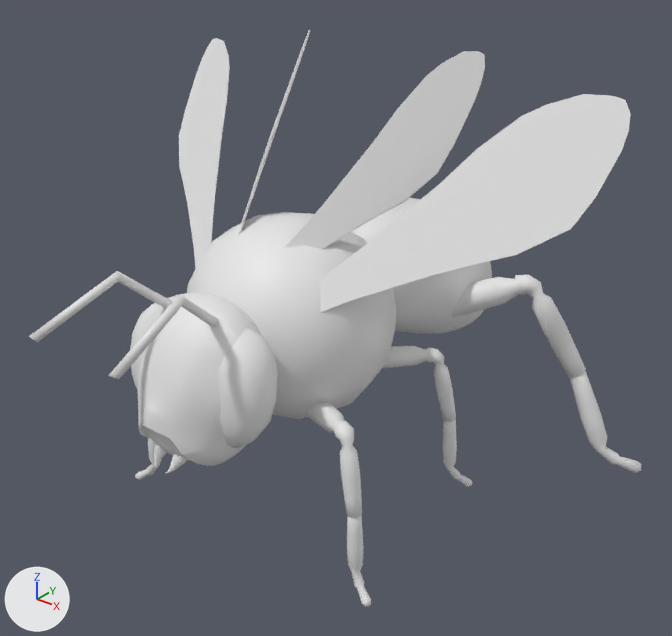
Two versions of the Blender file 테스트용 3D모델/블렌더 파일/monster_bee.blend, one commit apart.
Camera for both pictures: a 50 mm lens placed at (3.47, -4.29, 2.95), pointed at (0.07, -0.04, 0.32). Every picture has the same lights, and +X, +Y and +Z are marked at lower left. The picture after the commit comes second.
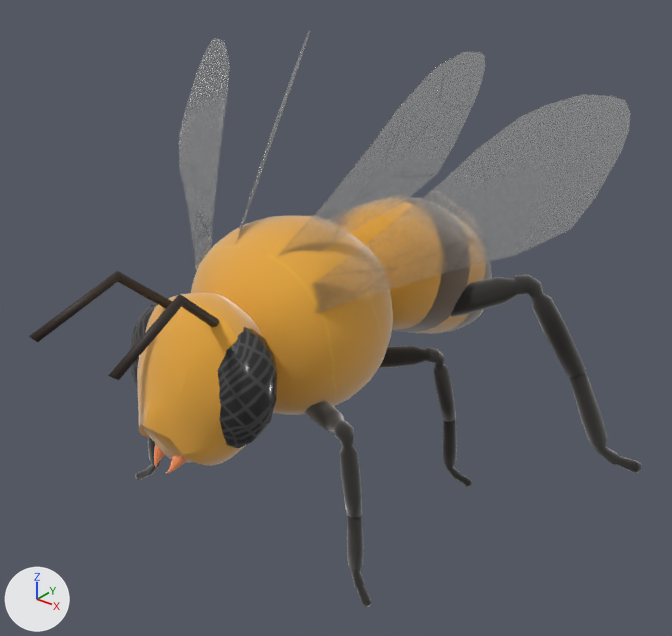
Where the change shows, as pixel boxes (x1, y1, x2, y2) in the pictures (672 x 636 px):
'Cube.002', reshaped: before (351, 198, 492, 334); after (137, 197, 492, 466)
'Cube.001', deleted: before (187, 212, 397, 419)
'Cube', deleted: before (137, 293, 263, 466)
'Cylinder', recoloured (white to orange): (154, 444, 187, 474) in both
part 1 of me_cube, added: after (130, 303, 158, 390)
part 2 of me_cube, recoloured (white to black): before (130, 303, 278, 449); after (218, 327, 278, 449)
part 3 of me_circle, added: after (179, 38, 230, 271)
part 4 of me_circle, recoloured: before (179, 38, 631, 312); after (311, 94, 631, 313)
part 5 of me_cylinder_001, added: after (29, 271, 172, 342)
part 6 of me_cylinder_001, recoloured (white to black): before (29, 271, 219, 380); after (108, 295, 219, 380)
part 7 of me_cylinder_004, added: after (135, 438, 162, 480)
part 8 of me_cylinder_004, recoloured: before (135, 275, 641, 607); after (305, 275, 641, 607)
part 9 of me_circle_001, added: after (236, 30, 310, 243)
part 10 of me_circle_001, recoloured: before (239, 30, 485, 249); after (278, 51, 485, 257)
part 11 of me_cube_003, added (orange): after (137, 293, 264, 466)
part 12 of me_cube_003, added (orange): after (191, 216, 393, 415)
part 13 of me_cube_003, deleted (mostly hidden): before (351, 198, 421, 235)
part 14 of me_cube_003, recoloured (white to brown): before (357, 199, 492, 334); after (350, 197, 492, 334)

What changed in the scene script:
```text
Add mat_wing:
    mat_wing = principled_material('Wing')
    mat_wing.texture = img_beeuv
    mat_wing.roughness = 0.1
    mat_wing.ior = 1.45
    mat_wing.alpha = 0.5
    mat_wing.transmission_weight = 0.95
Add mat_material_001:
    mat_material_001 = principled_material('Material.001')
    mat_material_001.texture = img_beeuv
    mat_material_001.roughness = 0.6
Add mat_eyes:
    mat_eyes = principled_material('Eyes')
    mat_eyes.texture = img_beeuv
    mat_eyes.roughness = 0.2
Change me_cylinder:
    where me_cylinder.from_pydata(...)  # 73 vertices, 72 faces; spans x 0.0246..0.1231, y -1.5256..-1.387, z -0.094..0.0401
    add me_cylinder.materials.append(mat_body)  # picture img_beeuv
Change me_cube:
    remove me_cube.from_pydata(...)  # 57 vertices, 48 faces; spans x 0.256..0.521, y -1.367..-0.964, z 0.047..0.729
    add me_cube.from_pydata(...)  # 114 vertices, 96 faces; spans x -0.521..0.521, y -1.367..-0.964, z 0.047..0.729
    me_cube part 1: the loose piece of 57 vertices spanning x 0.256..0.521, y -1.367..-0.964, z 0.047..0.729 is copied, and the copy is mirrored in x about the mesh origin, in mat_eyes (picture img_beeuv); it spans x -0.521..-0.256, y -1.367..-0.964, z 0.047..0.729
    me_cube part 2: 48 faces spanning x 0.256..0.521, y -1.367..-0.964, z 0.047..0.729 switch from no material to mat_eyes (picture img_beeuv)
Change me_circle:
    remove me_circle.from_pydata(...)  # 48 vertices, 26 faces; spans x 0.347..1.624, y -0.783..0.577, z 0.709..1.851
    add me_circle.from_pydata(...)  # 96 vertices, 52 faces; spans x -1.624..1.624, y -0.783..0.577, z 0.709..1.851
    me_circle part 3: the loose piece of 48 vertices spanning x 0.347..1.624, y -0.783..0.577, z 0.709..1.851 is copied, and the copy is mirrored in x about the mesh origin, in mat_wing (picture img_beeuv); it spans x -1.624..-0.347, y -0.783..0.577, z 0.709..1.851
    me_circle part 4: 26 faces spanning x 0.347..1.624, y -0.783..0.577, z 0.709..1.851 switch from no material to mat_wing (picture img_beeuv)
Change me_cylinder_001:
    remove me_cylinder_001.from_pydata(...)  # 48 vertices, 34 faces; spans x 0.143..0.338, y -2.009..-1.159, z 0.719..1.043
    add me_cylinder_001.from_pydata(...)  # 96 vertices, 66 faces; spans x -0.338..0.338, y -2.009..-1.159, z 0.719..1.043
    me_cylinder_001 part 5: a new loose piece of 48 vertices spanning x -0.338..-0.143, y -2.009..-1.159, z 0.719..1.043, in mat_material_001 (picture img_beeuv)
    me_cylinder_001 part 6: 33 faces spanning x 0.143..0.338, y -2.009..-1.159, z 0.719..1.043 switch from no material to mat_material_001 (picture img_beeuv)
    other edits to the shape of me_cylinder_001 do not show in these pictures
Change me_cylinder_004:
    remove me_cylinder_004.from_pydata(...)  # 1104 vertices, 1062 faces; spans x 0.0..1.73, y -0.95..1.4, z -0.94..0.41
    add me_cylinder_004.from_pydata(...)  # 2208 vertices, 2124 faces; spans x -1.73..1.73, y -0.95..1.4, z -0.94..0.41
    me_cylinder_004 part 7: the loose piece of 368 vertices spanning x 0.14..1.03, y -0.95..-0.49, z -0.94..0.16 is copied, and the copy is mirrored in x about the mesh origin, in mat_body (picture img_beeuv); it spans x -1.03..-0.14, y -0.95..-0.49, z -0.94..0.16
    me_cylinder_004 part 8: 1062 faces spanning x 0.0..1.73, y -0.95..1.4, z -0.94..0.41 switch from no material to mat_body (picture img_beeuv)
    other edits to the shape of me_cylinder_004 do not show in these pictures
Change me_circle_001:
    remove me_circle_001.from_pydata(...)  # 48 vertices, 26 faces; spans x 0.149..0.699, y -0.764..0.596, z 0.846..1.988
    add me_circle_001.from_pydata(...)  # 96 vertices, 52 faces; spans x -0.699..0.699, y -0.764..0.596, z 0.846..1.988
    me_circle_001 part 9: the loose piece of 48 vertices spanning x 0.149..0.699, y -0.764..0.596, z 0.846..1.988 is copied, and the copy is mirrored in x about the mesh origin, in mat_wing (picture img_beeuv); it spans x -0.699..-0.149, y -0.764..0.596, z 0.846..1.988
    me_circle_001 part 10: 26 faces spanning x 0.149..0.699, y -0.764..0.596, z 0.846..1.988 switch from no material to mat_wing (picture img_beeuv)
Change me_cube_003:
    remove me_cube_003.from_pydata(...)  # 122 vertices, 120 faces; spans x -0.48..0.48, y 0.11..2.07, z -0.42..0.93
    add me_cube_003.from_pydata(...)  # 197 vertices, 165 faces; spans x -0.37..0.66, y -1.59..2.07, z -0.42..1.09
    me_cube_003 part 11: a new loose piece of 67 vertices spanning x 0.0..0.45, y -1.59..-0.78, z -0.17..0.85, in mat_body (picture img_beeuv)
    me_cube_003 part 12: a new loose piece of 57 vertices spanning x 0.0..0.66, y -1.02..0.22, z -0.17..1.09, in mat_body (picture img_beeuv)
    me_cube_003 part 13: 50 vertices removed from x -0.48..0.0, y 0.16..2.07, z -0.42..0.9
    me_cube_003 part 14: 56 faces spanning x 0.0..0.48, y 0.11..2.07, z -0.42..0.93 switch from no material to mat_body (picture img_beeuv)
    other edits to the shape of me_cube_003 do not show in these pictures
Change ob_cube_003:
    remove _m = ob_cube_003.modifiers.new('Mirror', 'MIRROR')
Change ob_wing:
    remove _m = ob_wing.modifiers.new('Mirror', 'MIRROR')
Change ob_cylinder_001:
    remove _m = ob_cylinder_001.modifiers.new('Mirror', 'MIRROR')
Change ob_cylinder_004:
    remove _m = ob_cylinder_004.modifiers.new('Mirror', 'MIRROR')
Change ob_wing_001:
    remove _m = ob_wing_001.modifiers.new('Mirror', 'MIRROR')
Remove ob_cube:
    ob_cube = bpy.data.objects.new('Cube', me_cube_001)
Remove ob_cube_001:
    ob_cube_001 = bpy.data.objects.new('Cube.001', me_cube_002)
```
